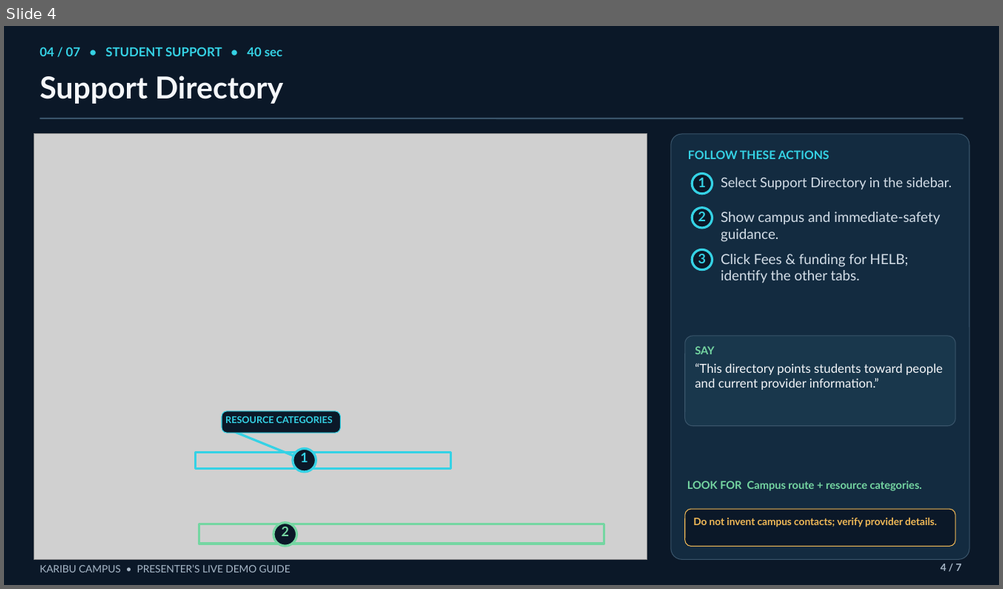
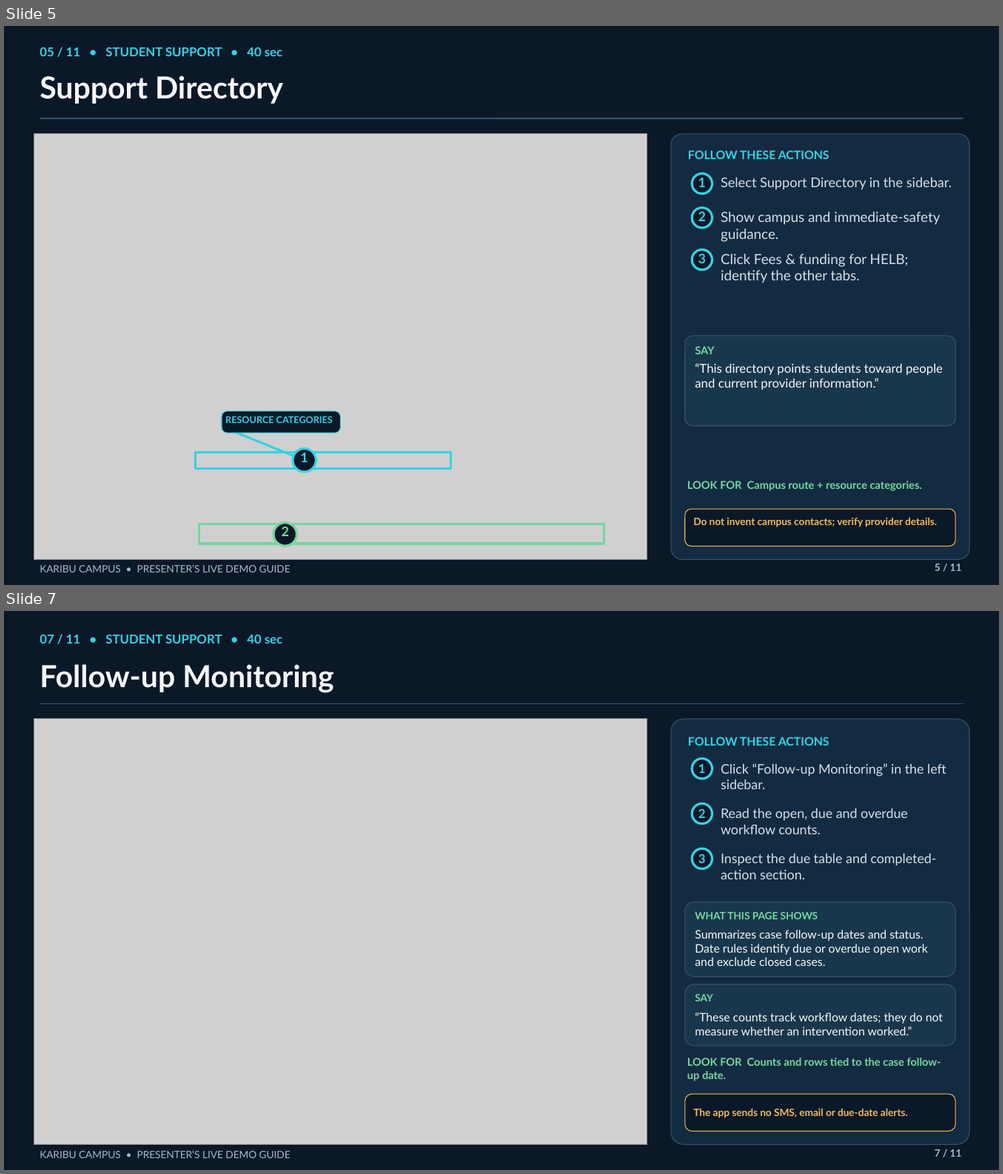
Before and after one commit to Tony405-spec/Karibu-Campus, a slide deck: presentation/demo_guide.pptx. Shown one above the other, each under a label of ours: slide 4 before the commit, slides 5 and 7 after it; the slides between them are not shown. The pictures are 1003x589 and 1003x1174 pixels, drawn with LibreOffice and Linux fonts; fonts in the diff are those of the drawing; grey boxes stand for pictures. Boxes give left, top, right and bottom in pixels: in the first picture for what was removed or moved away, otherwise in the second. Text is boxed around its words. In the diff, an @@ line names an element or a change of style, - is before the commit and + after.

Commit message:
Expand demo guide with page-by-page walkthrough

```diff
--- a/presentation/demo_guide.pptx
+++ b/presentation/demo_guide.pptx
@@ slide 7 added at <box>4,611,999,1170</box>, background #0B1828 @@
@@ text added at <box>40,634,282,644</box>, 12 pt, text #35D2E5, bold @@
+07 / 11 • STUDENT SUPPORT • 40 sec
@@ text added at <box>40,664,333,693</box>, 29.2 pt, text #F5F7FA, bold @@
+Follow-up Monitoring
@@ picture added at <box>34,719,647,1145</box> @@
@@ rectangle added at <box>40,703,964,704</box>, fill #39546A @@
@@ rounded rectangle added at <box>671,719,970,1145</box>, fill #132B40, outline #39546A 0.75 pt @@
@@ text added at <box>688,737,829,746</box>, 11.2 pt, text #35D2E5, bold @@
+FOLLOW THESE ACTIONS
@@ rounded rectangle added at <box>692,759,712,779</box>, fill #0B1828, outline #35D2E5 2.25 pt @@
@@ text added at <box>698,764,706,773</box>, 12 pt, text #35D2E5, bold @@
+1
@@ text added at <box>720,763,946,789</box>, 12.8 pt, text #D4DEE8 @@
+Click “Follow-up Monitoring” in the left sidebar.
@@ rounded rectangle added at <box>692,803,712,823</box>, fill #0B1828, outline #35D2E5 2.25 pt @@
@@ text added at <box>698,809,706,818</box>, 12 pt, text #35D2E5, bold @@
+2
@@ text added at <box>720,809,908,834</box>, 12.8 pt, text #D4DEE8 @@
+Read the open, due and overdue workflow counts.
@@ rounded rectangle added at <box>692,849,712,869</box>, fill #0B1828, outline #35D2E5 2.25 pt @@
@@ text added at <box>698,854,706,863</box>, 12 pt, text #35D2E5, bold @@
+3
@@ text added at <box>720,854,936,880</box>, 12.8 pt, text #D4DEE8 @@
+Inspect the due table and completed-action section.
@@ rounded rectangle added at <box>685,903,955,977</box>, fill #19374C, outline #39546A 0.75 pt @@
@@ text added at <box>694,912,818,920</box>, 9.8 pt, text #75D6A2, bold @@
+WHAT THIS PAGE SHOWS
@@ text added at <box>694,930,928,966</box>, 11.2 pt, text #F5F7FA @@
+Summarizes case follow-up dates and status. Date rules identify due or overdue open work and exclude closed cases.
@@ rounded rectangle added at <box>685,985,955,1046</box>, fill #19374C, outline #39546A 0.75 pt @@
@@ text added at <box>694,994,713,1002</box>, 9.8 pt, text #75D6A2, bold @@
+SAY
@@ text added at <box>694,1013,942,1036</box>, 11.2 pt, text #F5F7FA @@
+“These counts track workflow dates; they do not measure whether an intervention worked.”
@@ text added at <box>687,1058,941,1082</box>, 10.5 pt, text #75D6A2, bold @@
+LOOK FOR Counts and rows tied to the case follow-up date.
@@ rounded rectangle added at <box>685,1094,955,1132</box>, fill #0B1828, outline #F0B957 0.75 pt @@
@@ text added at <box>693,1108,908,1119</box>, 9.8 pt, text #F0B957, bold @@
+The app sends no SMS, email or due-date alerts.
@@ text added at <box>40,1150,290,1159</box>, 9.8 pt, text #A8B8C8 @@
+KARIBU CAMPUS • PRESENTER’S LIVE DEMO GUIDE
@@ text added at <box>934,1150,962,1157</box>, 9.8 pt, text #A8B8C8, bold @@
+7 / 11
@@ what was slide 4 is now slide 5 @@
@@ slide 5 changed as well @@
@@ text at <box>40,47,282,56</box>: text changed @@
-04 / 07 • STUDENT SUPPORT • 40 sec
+05 / 11 • STUDENT SUPPORT • 40 sec
@@ text at <box>934,564,962,571</box>: text changed @@
-4 / 7
+5 / 11
```
Also in this commit, not shown: 6 other slides changed, 3 other slides added.
